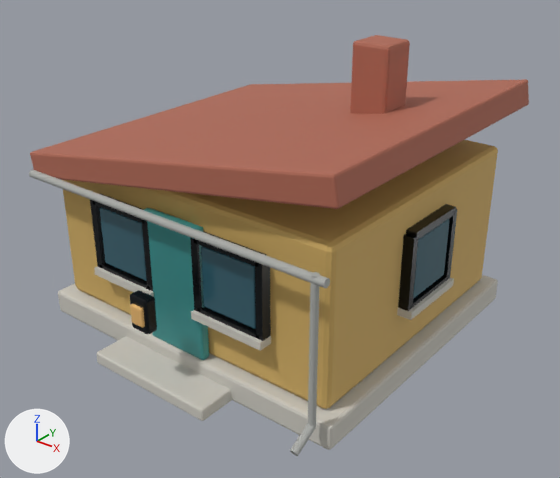
An edit to the glTF model assets/models/realistic/RES_LOW_1x1_005.glb, drawn before and after from the same camera.
The view is the same before and after, from a camera (50 mm lens) standing at (2.14, -2.68, 2.04) and looking at (0.1, -0.14, 0.46). Every picture has the same lights, and +X, +Y and +Z are marked at lower left. The first picture is the older version. Objects named as collision shapes, trigger or cutter boxes, shadow casters or lower levels of detail are left out. Where no turn or scale is listed for an object, it has been applied to the vertices. Vertices at exactly the same position are counted once.

Before the edit, the objects in view are built like this:
```python
me_cube = bpy.data.meshes.new('Cube')
me_cube.from_pydata(...)  # 1152 vertices, 2116 faces; spans x -0.85..0.85, y -0.94..0.77, z -0.06..1.31
# faces by material slot: [288, 108, 108, 648, 216, 396, 108, 244]
me_cube.materials.append(mat_focus_real_concrete_light)  # light grey #cecbc2
me_cube.materials.append(mat_focus_real_ochre)  # orange #d3af65
me_cube.materials.append(mat_focus_real_teal)  # cyan #3c9593
me_cube.materials.append(mat_focus_real_glass_dark)  # dark cyan #35616f
me_cube.materials.append(mat_focus_real_terracotta)  # brown #af6955
me_cube.materials.append(mat_focus_real_black)  # black #1d2124
me_cube.materials.append(mat_focus_real_window_warm)  # orange #eab86f
me_cube.materials.append(mat_focus_real_concrete)  # grey #adafac
ob_res_low_1x1_005_visual = bpy.data.objects.new('RES_LOW_1x1_005_Visual', me_cube)
ob_res_low_1x1_005_visual.location = (0.0, 0.0, 0.06)
```
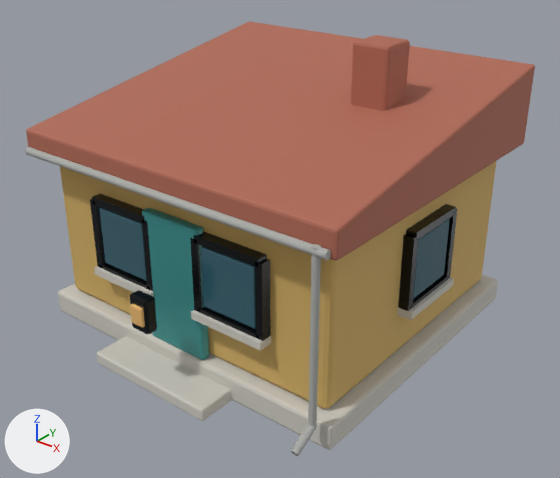
Where the change shows, as pixel boxes (x1, y1, x2, y2) in the pictures (560 x 478 px; the box of a moved part takes in the faces that stretch with it):
'RES_LOW_1x1_005_Visual', reshaped: before (29, 35, 529, 456); after (25, 21, 535, 456)
part 1 of me_cube, moved or reshaped: before (29, 170, 330, 288); after (25, 147, 331, 260)
part 2 of me_cube, moved or reshaped: before (30, 35, 529, 427); after (26, 21, 535, 426)

What changed in the scene script:
```text
Change me_cube:
    where me_cube.from_pydata(...)  # 1152 vertices, 2116 faces; spans x -0.85..0.85, y -0.94..0.77, z -0.06..1.31
    used by ob_res_low_1x1_005_visual; location = (0.0, 0.0, 0.06)
    me_cube part 1: the loose piece of 64 vertices spanning x -0.83..0.83, y -0.8..-0.77, z 0.68..0.72 is moved by (0.0, 0.0, 0.11)
    me_cube part 2: 128 of 1152 vertices moved; they spanned x -0.85..0.85, y -0.8..0.77, z 0.67..1.31 and now span x -0.85..0.85, y -0.8..0.77, z 0.78..1.31; mean shift (0.0, 0.0, 0.02); largest move (0.51, 0.08, 0.83) -> (-0.85, -0.76, 0.79)
```
